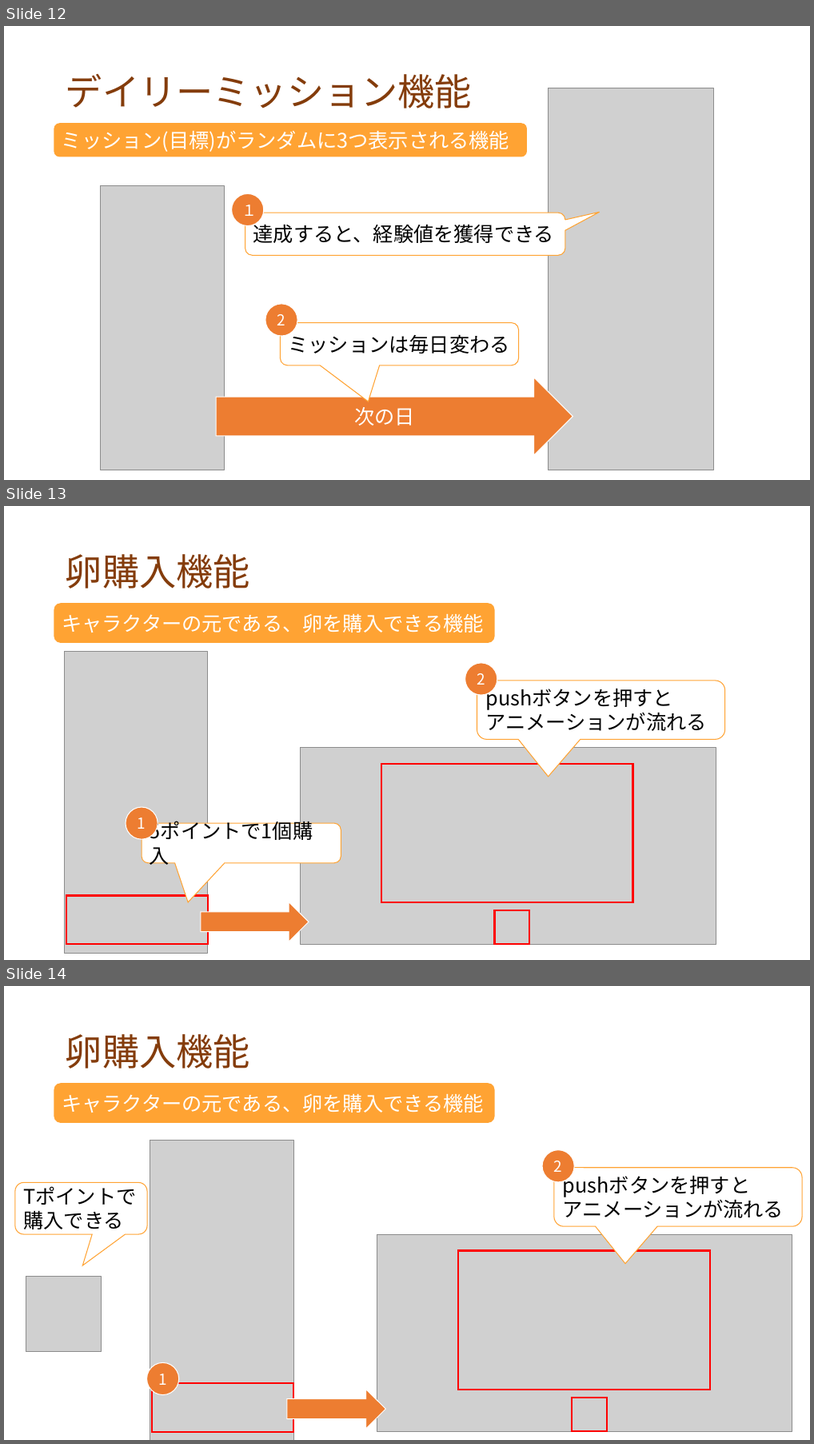
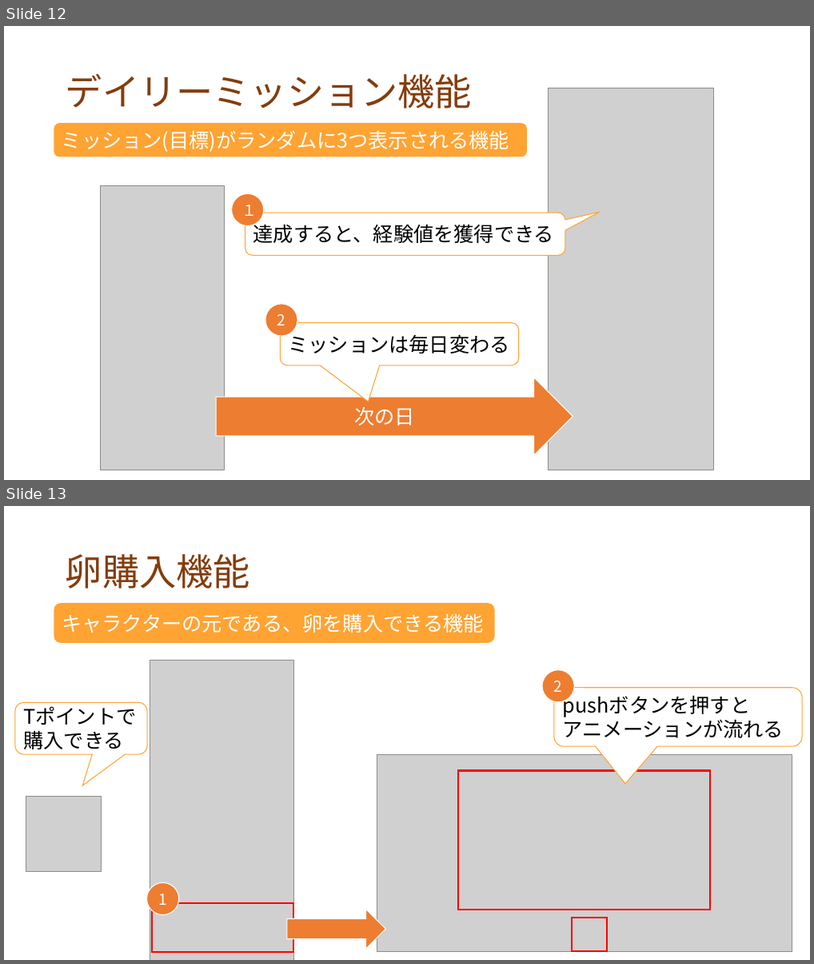
Before and after one commit to dojo2022/F-3, a slide deck: doc/プレゼン資料_F3_なかおっち.pptx. Shown one above the other, each under a label of ours: slides 12, 13 and 14 before the commit, slides 12 and 13 after it. The pictures are 814x1444 and 814x964 pixels, drawn with LibreOffice and Linux fonts; fonts in the diff are those of the drawing; grey boxes stand for pictures. Boxes give left, top, right and bottom in pixels: in the first picture for what was removed or moved away, otherwise in the second. Text is boxed around its words. In the diff, an @@ line names an element or a change of style, - is before the commit and + after.

Commit message:
パワポ訂正 その2
画像差し替えました。
あと、卵購入画面2個あったの消しました（消すの忘れてました汗）。

```diff
--- a/doc/プレゼン資料_F3_なかおっち.pptx
+++ b/doc/プレゼン資料_F3_なかおっち.pptx
@@ slide 13 removed at <box>4,506,810,960</box>, background #FFFFFF @@
@@ title removed at <box>66,554,250,588</box> @@
-卵購入機能
@@ rounded rectangle removed at <box>54,603,495,643</box> @@
-キャラクターの元である、卵を購入できる機能
@@ picture removed at <box>64,652,208,953</box> @@
@@ ellipse removed at <box>466,663,498,695</box> @@
-2
@@ rounded speech box removed at <box>477,680,725,739</box> @@
-pushボタンを押すと
-アニメーションが流れる
@@ picture removed at <box>301,747,717,944</box> @@
@@ rectangle removed at <box>382,764,634,902</box> @@
@@ ellipse removed at <box>126,807,158,839</box> @@
-1
@@ rounded speech box removed at <box>142,823,342,863</box> @@
-5ポイントで1個購入
@@ rectangle removed at <box>66,895,208,944</box> @@
@@ right arrow removed at <box>201,902,309,941</box> @@
@@ rectangle removed at <box>495,910,530,944</box> @@
@@ what was slide 14 is now slide 13 @@
```
Also in this commit, not shown: 1 slide changed.
